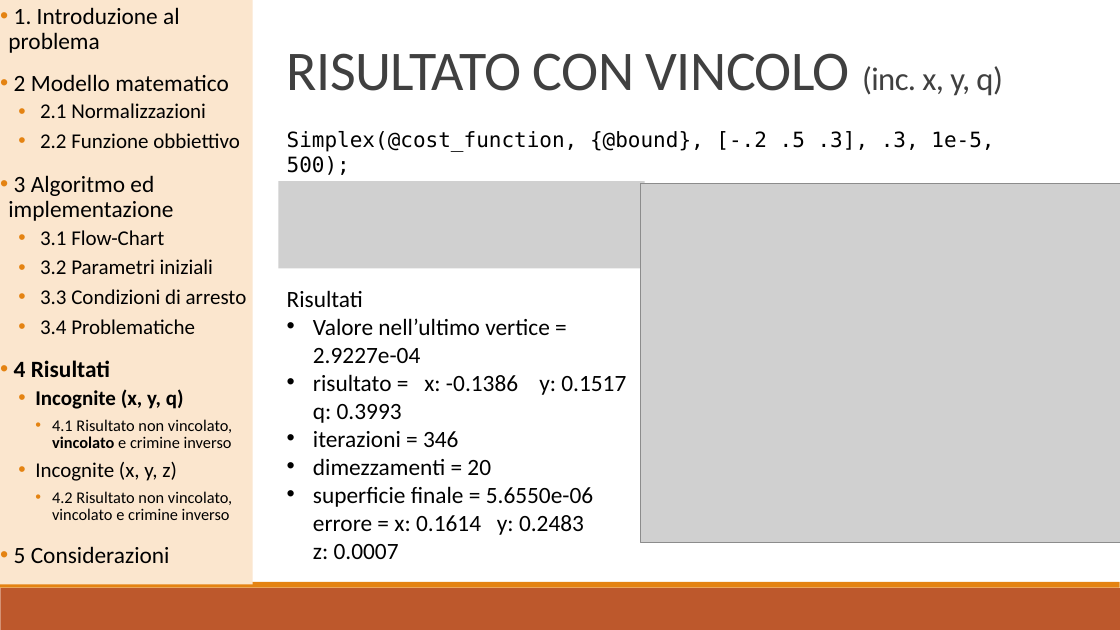
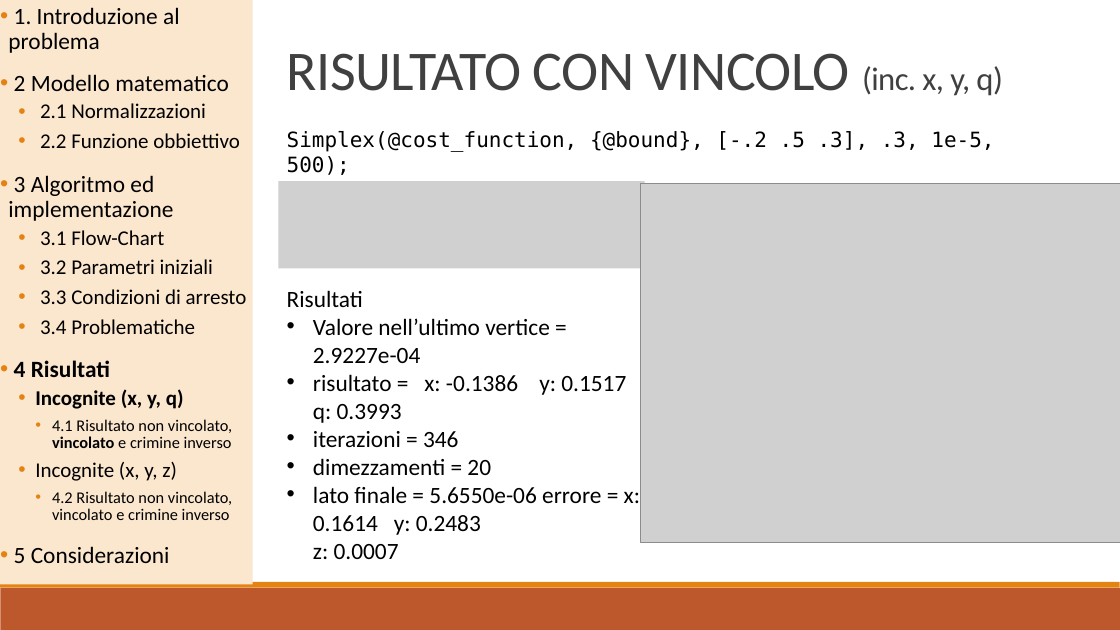
Before and after one commit to baldimario/Simplex, a slide deck: slide 16 of IDENTICAZIONE SISTEMA DI CARICHE PUNTIFORMI DA MISURE DI.pptx. Drawn at 1120x630 pixels with LibreOffice and Linux fonts; fonts in the diff are those of the drawing; grey boxes stand for pictures. Boxes give left, top, right and bottom in pixels: in the first picture for what was removed or moved away, otherwise in the second. Text is boxed around its words. In the diff, an @@ line names an element or a change of style, - is before the commit and + after.

```diff
--- a/IDENTICAZIONE SISTEMA DI CARICHE PUNTIFORMI DA MISURE DI.pptx
+++ b/IDENTICAZIONE SISTEMA DI CARICHE PUNTIFORMI DA MISURE DI.pptx
@@ text at (313,486,640,559): text changed @@
-• superficie finale = 5.6550e-06 errore = x: 0.1614 y: 0.2483
-  z: 0.0007
+• lato finale = 5.6550e-06 errore = x: 0.1614 y: 0.2483
+  z: 0.0007
```
Also in this commit, not shown: 4 other slides changed.
